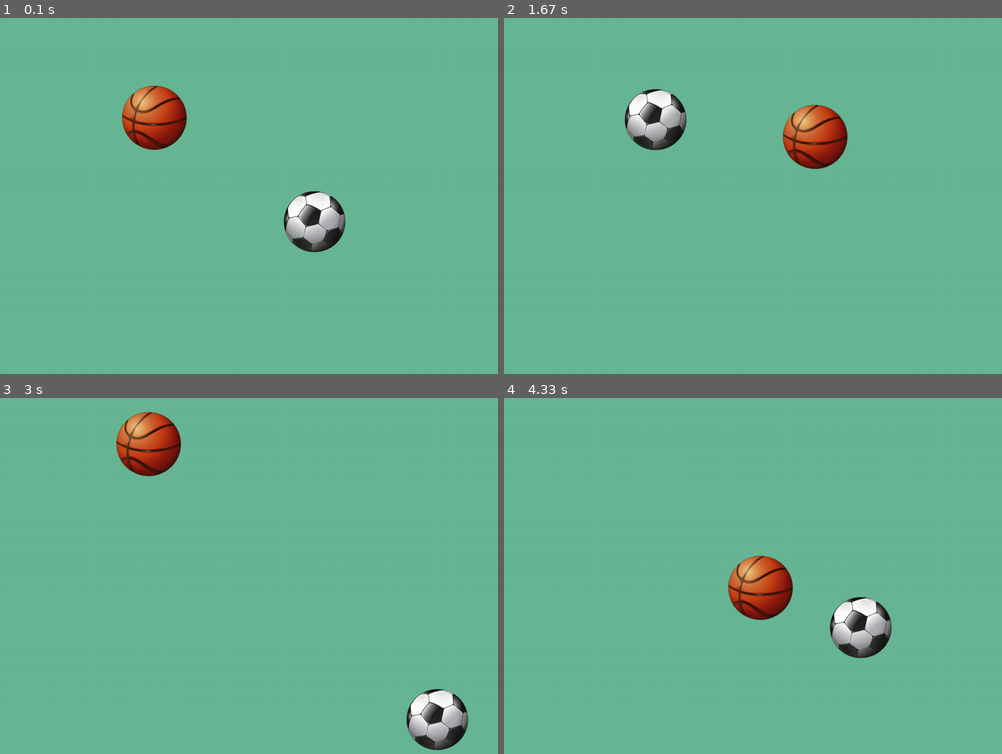
Above: before the commit, frames 1-4 (two rows, left to right).
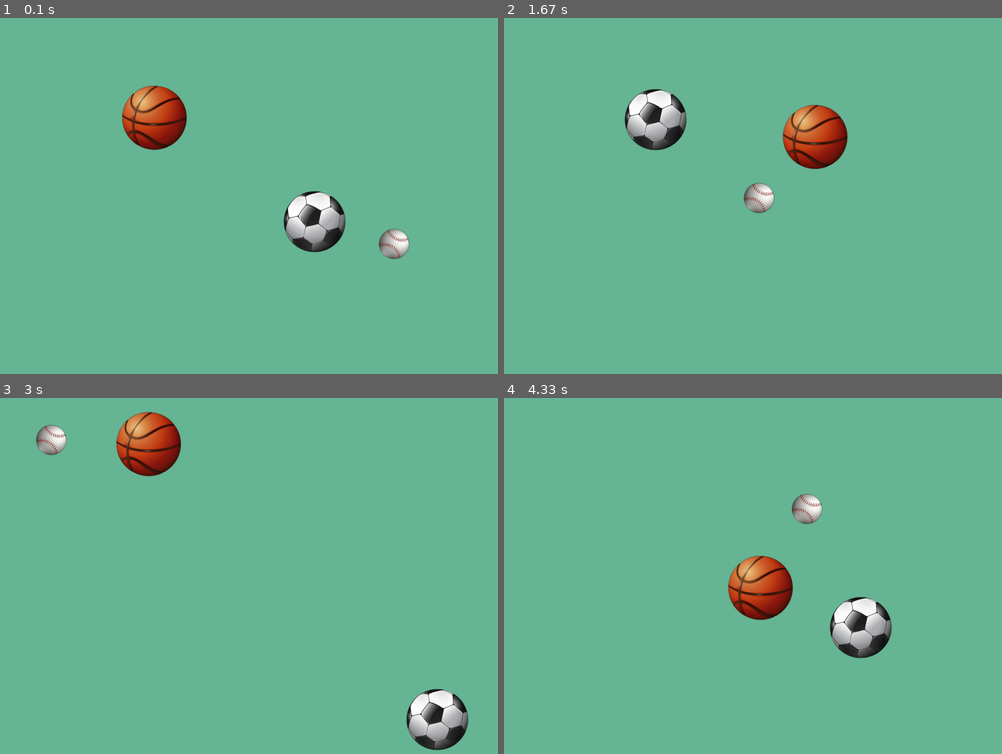
Above: after the commit, the same moments.

Repository: infProgram/inf371_spring2022-Pieces-Ho
Game: pygame game, started from pygameTutorials/classWithImage.py
The game is run twice, just before and just after one commit, with the same random seed, the same clock (stepped at 60 frames per second) and the same inputs.
Inputs:
- Up to frame 1 (0.1 s): no input
- Up to frame 2 (1.67 s): no input
- Up to frame 3 (3 s): no input
- Up to frame 4 (4.33 s): no input

The runs differ from the first frame. In frame 1, 0.4% of the frame differs, in the area x 76-83%, y 59-68%; in frame 2, 0.4%; in frame 3, 0.4%; in frame 4, 0.4%, in the area x 57-64%, y 26-36%.

Commit message:
Add the third ball,which is smaller

Diff:
--- a/pygameTutorials/classWithImage.py
+++ b/pygameTutorials/classWithImage.py
@@ -40,6 +40,7 @@
 
 ball001 = OneBall("soccer.png",4,3,520,340)
 ball002 = OneBall("basketball.png",3,4,200,100)
+ball003 = OneBall("baseball.png",5,4,700,400)
 isRunning = True
 while isRunning:
   for event in pygame.event.get():
@@ -48,9 +49,11 @@
 
   ball001.blit(screen)
   ball002.blit(screen)
+  ball003.blit(screen)
 
   ball001.move()
   ball002.move()
+  ball003.move()
 
   ball001.collide(ball002)
   ball002.collide(ball001)
